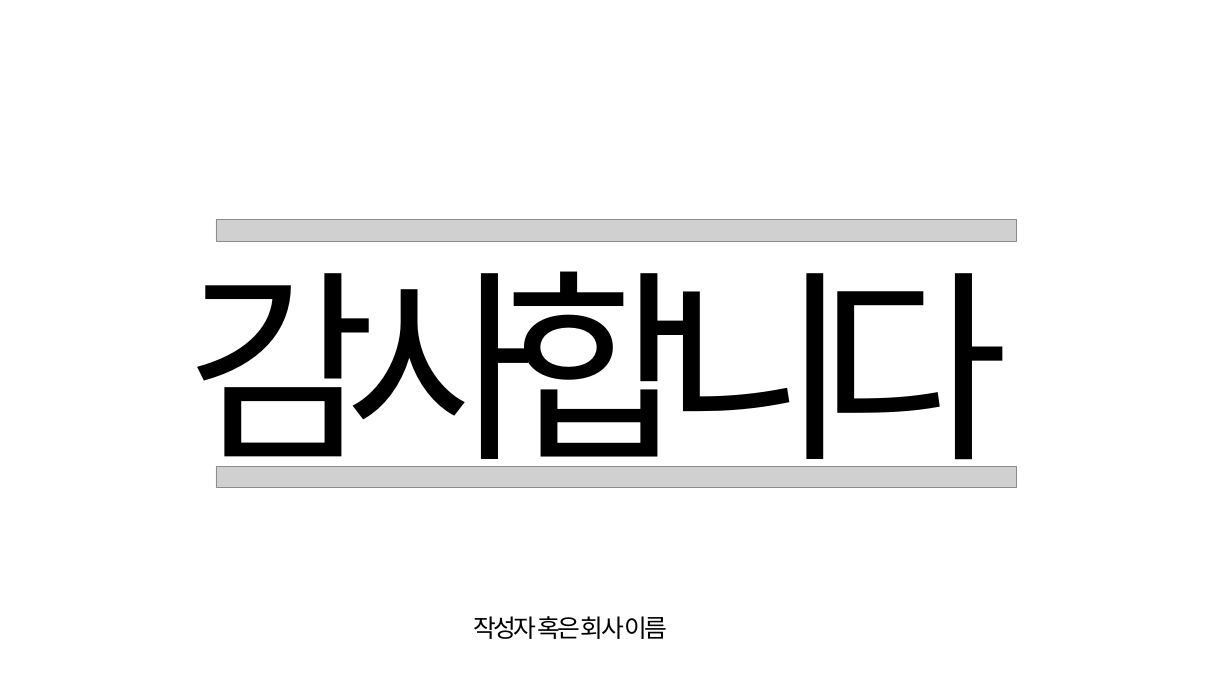
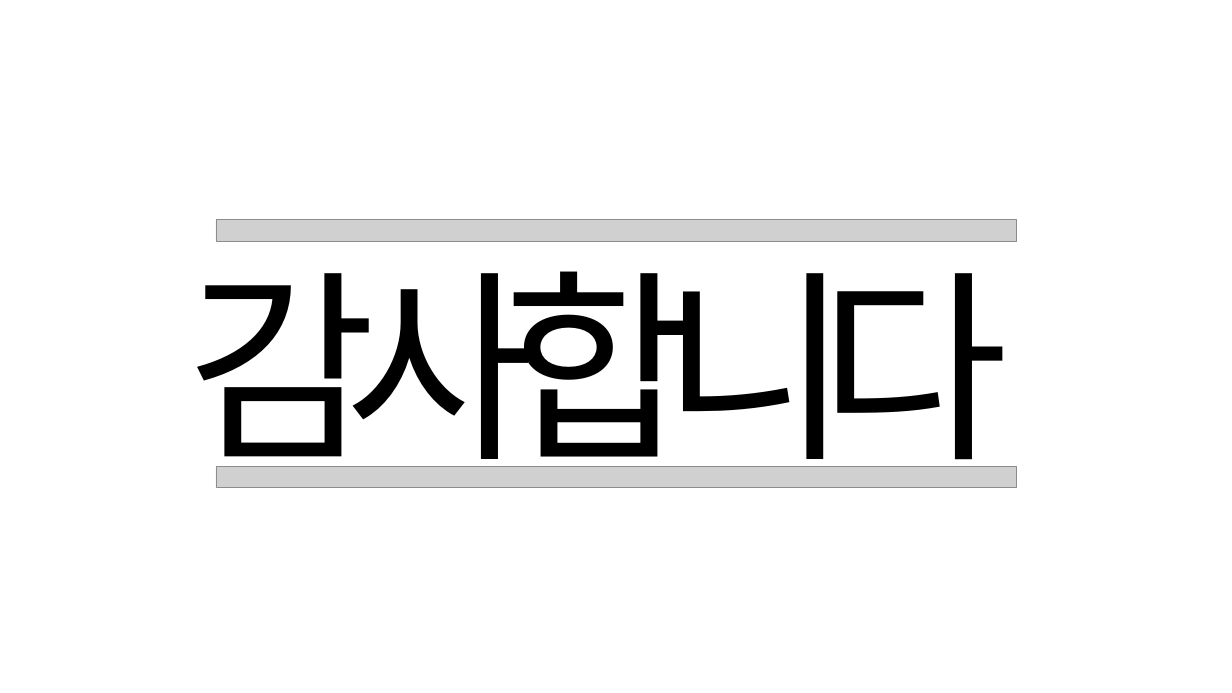
Before and after one commit to Develop-Team-Study/Backend-Team-Study, a slide deck: slide 8 of 모듈형 모노리스.pptx (slide 7 before the commit). Drawn at 1232x693 pixels with LibreOffice and Linux fonts; fonts in the diff are those of the drawing; grey boxes stand for pictures. Boxes give left, top, right and bottom in pixels: in the first picture for what was removed or moved away, otherwise in the second. Text is boxed around its words. In the diff, an @@ line names an element or a change of style, - is before the commit and + after.

```diff
--- a/모듈형 모노리스.pptx
+++ b/모듈형 모노리스.pptx
@@ text removed at bbox=[473, 616, 667, 639] @@
-작성자 혹은 회사 이름
```
Also in this commit, not shown: 1 slide added.
